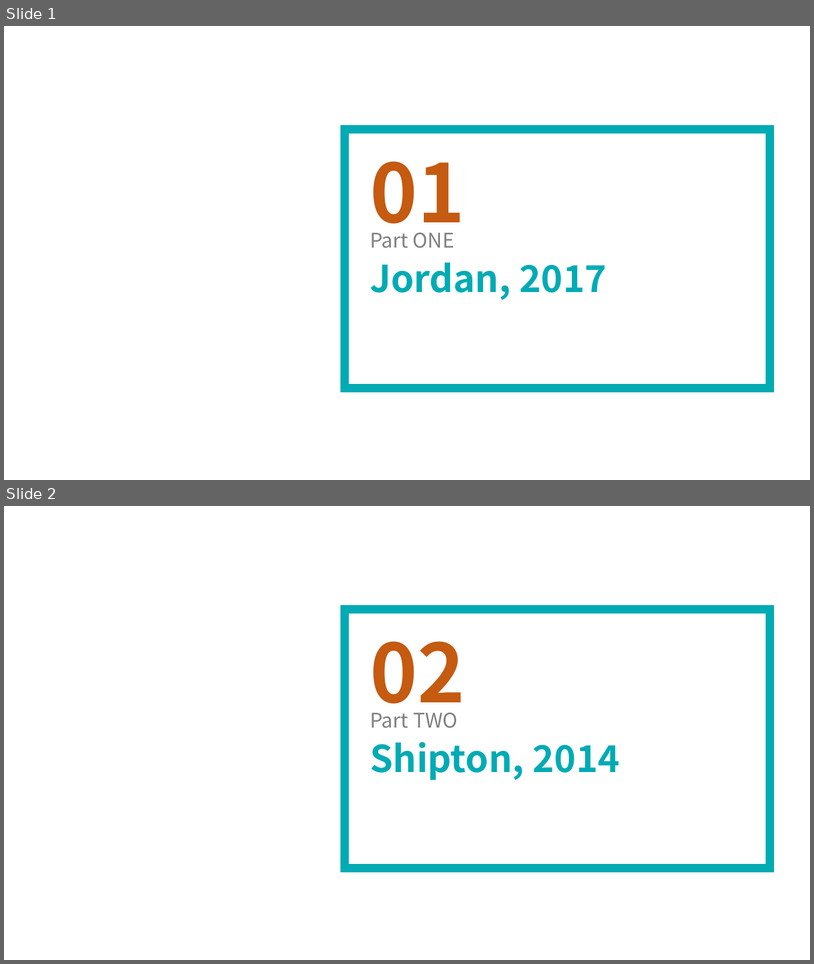
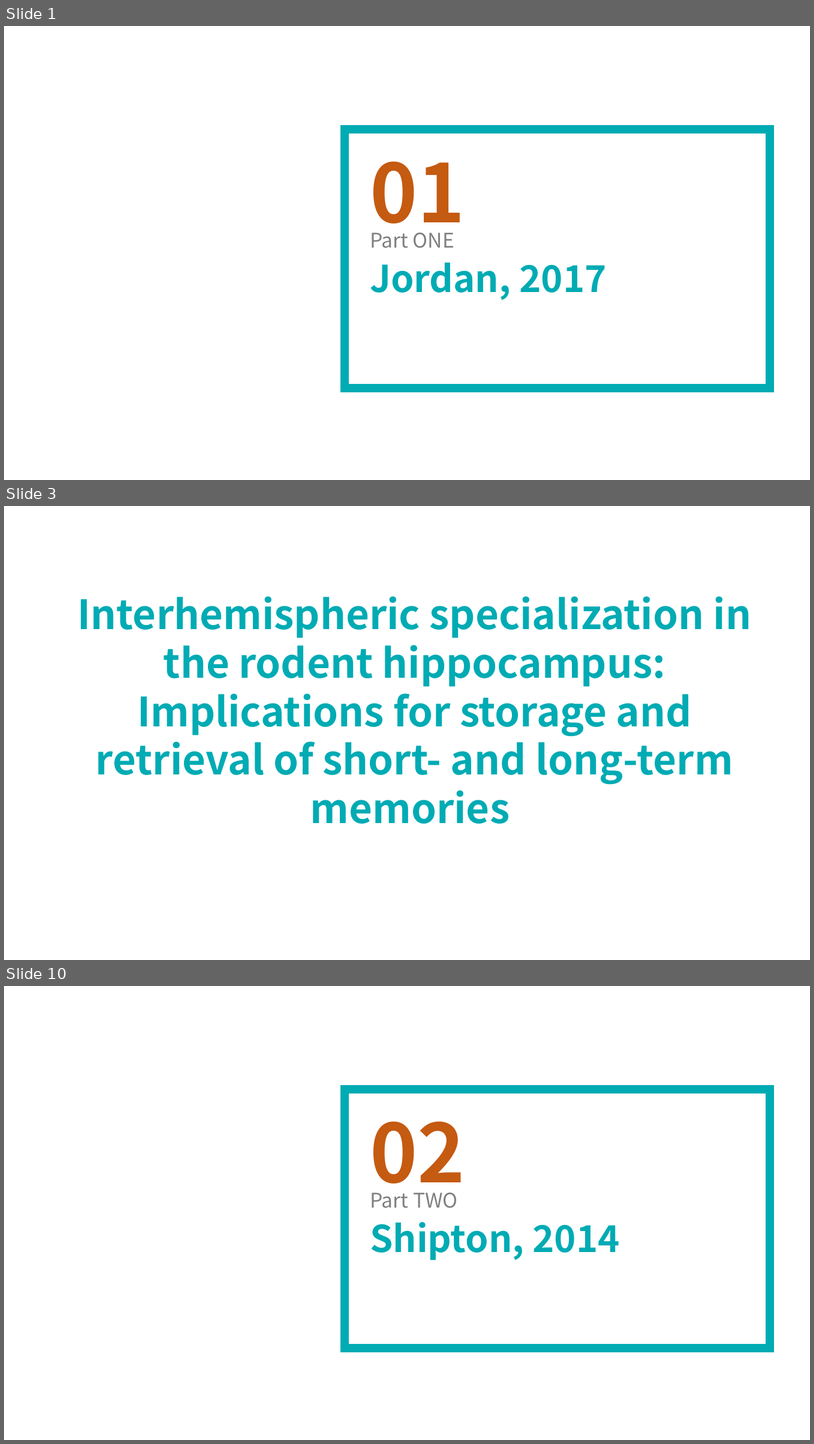
Before and after one commit to lsyoath/sheepy, a slide deck: Event/Lateralization.pptx. Shown one above the other, each under a label of ours: slides 1 and 2 before the commit, slides 1, 3 and 10 after it; the slides between them are not shown. The pictures are 814x964 and 814x1444 pixels, drawn with LibreOffice and Linux fonts; fonts in the diff are those of the drawing. Boxes give left, top, right and bottom in pixels: in the first picture for what was removed or moved away, otherwise in the second. Text is boxed around its words. In the diff, an @@ line names an element or a change of style, - is before the commit and + after.

```diff
--- a/Event/Lateralization.pptx
+++ b/Event/Lateralization.pptx
@@ slide 3 added at (4,506,810,960), background #FFFFFF @@
@@ text added at (78,596,752,823), 48 pt, text #00ABB4, bold @@
+Interhemispheric specialization in the rodent hippocampus: Implications for storage and
+retrieval of short- and long-term memories
@@ what was slide 2 is now slide 10 @@
```
Also in this commit, not shown: 3 slides changed, 8 other slides added, 1 slide removed.
